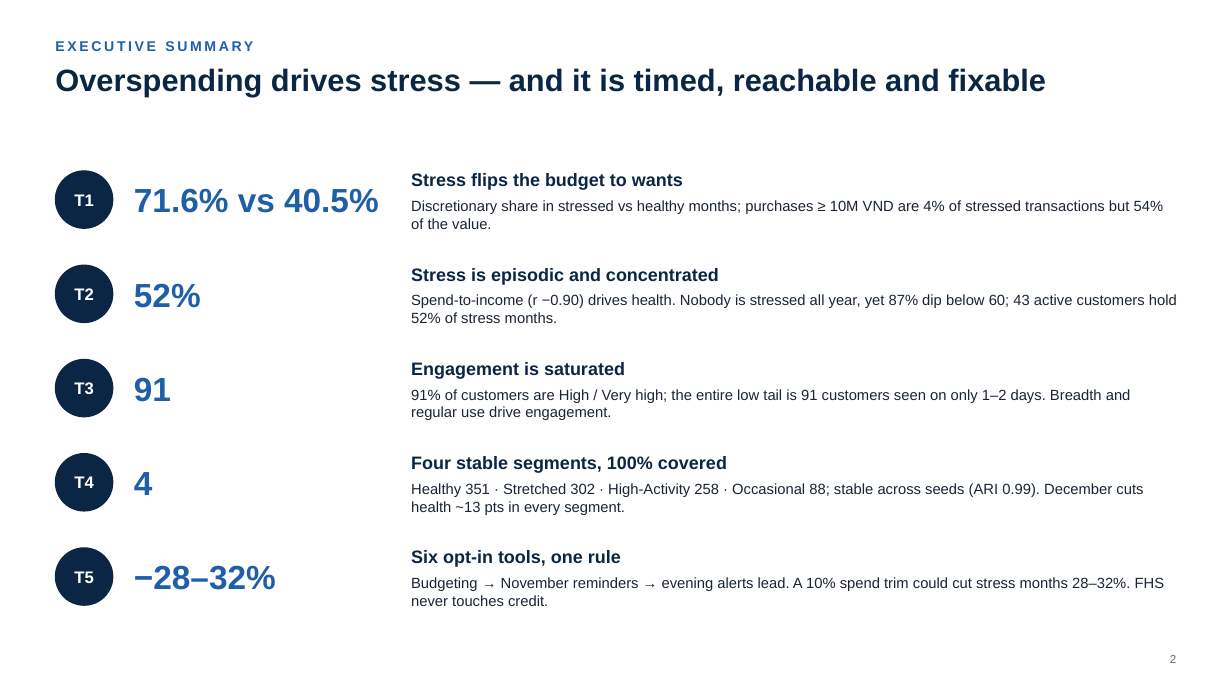
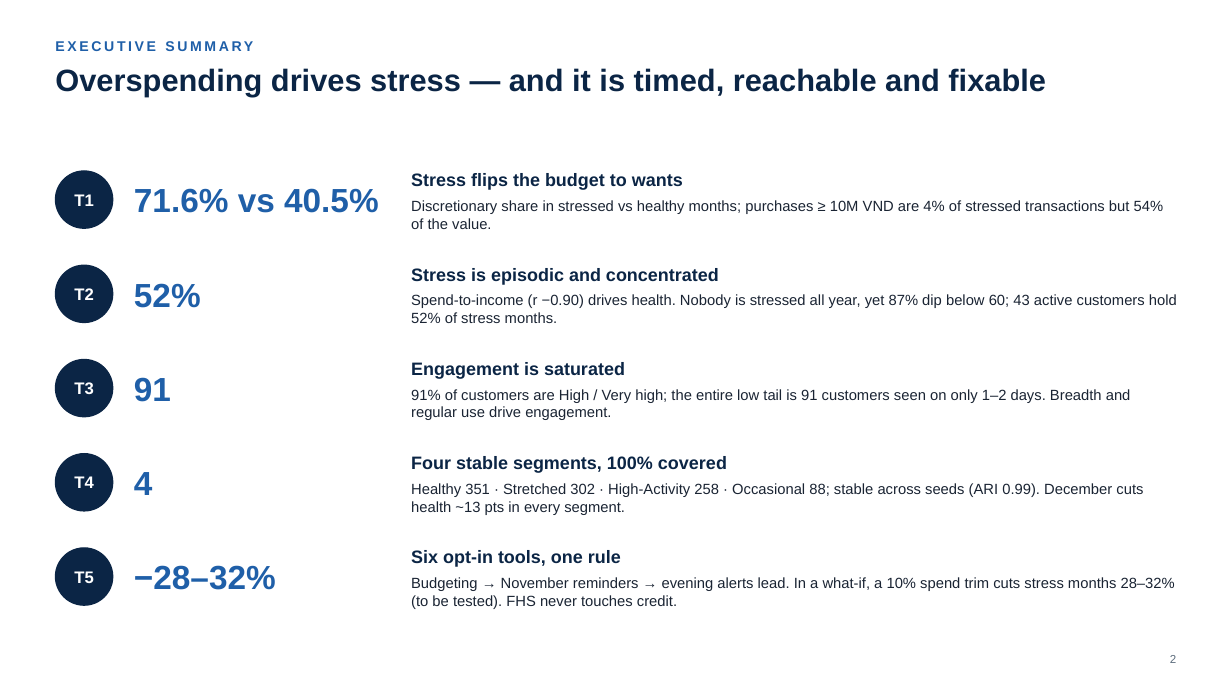
Before and after one commit to thanh-tai-435/BI10GroupYAPPERS, a slide deck: slide 2 of draft/YAPPERS_BI10_R01.pptx. Drawn at 1232x693 pixels with LibreOffice and Linux fonts; fonts in the diff are those of the drawing. Boxes give left, top, right and bottom in pixels: in the first picture for what was removed or moved away, otherwise in the second. Text is boxed around its words. In the diff, an @@ line names an element or a change of style, - is before the commit and + after.

```diff
--- a/draft/YAPPERS_BI10_R01.pptx
+++ b/draft/YAPPERS_BI10_R01.pptx
@@ text at (411, 577, 1175, 609): text changed @@
-Budgeting → November reminders → evening alerts lead. A 10% spend trim could cut stress months 28–32%. FHS never touches credit.
+Budgeting → November reminders → evening alerts lead. In a what-if, a 10% spend trim cuts stress months 28–32% (to be tested). FHS never touches credit.
```
Also in this commit, not shown: 13 other slides changed, 7 other files.
